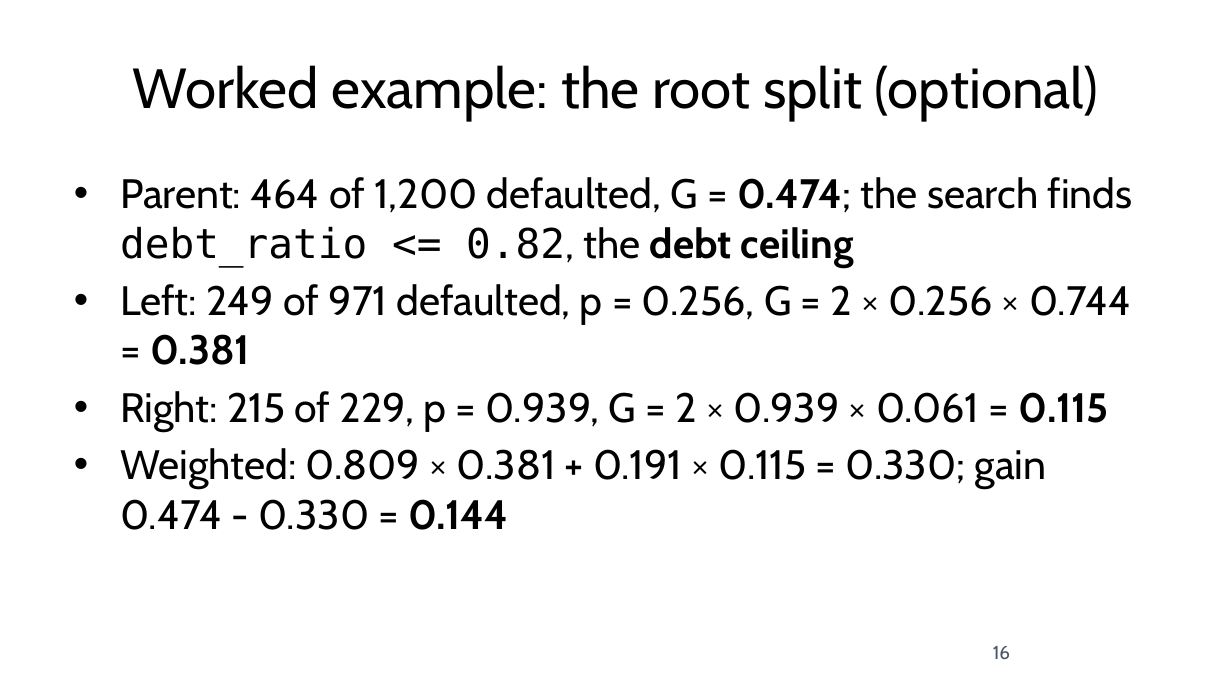
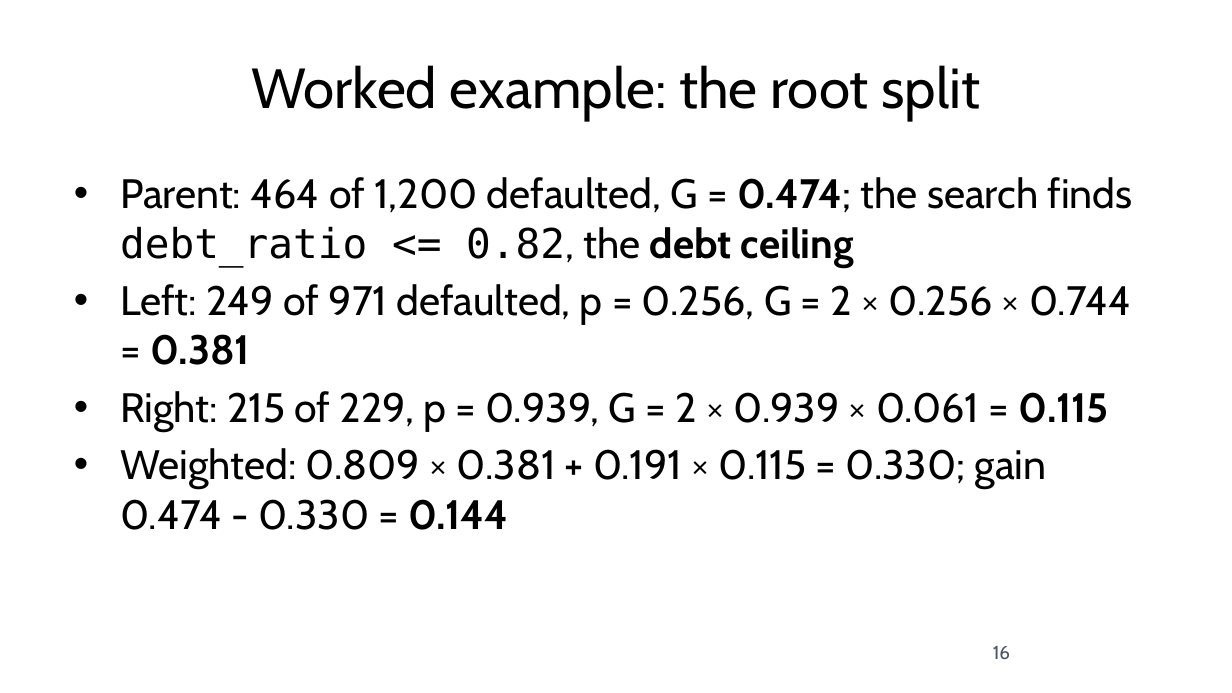
Before and after one commit to fabioantonini/technologies-for-artificial-intelligence, a slide deck: slide 16 of Lessons/07_trees_and_ensembles/Slides/trees_and_ensembles_slides.pptx. Drawn at 1232x693 pixels with LibreOffice and Linux fonts; fonts in the diff are those of the drawing; background and template pictures are left out. Boxes give left, top, right and bottom in pixels: in the first picture for what was removed or moved away, otherwise in the second. Text is boxed around its words. In the diff, an @@ line names an element or a change of style, - is before the commit and + after.

```diff
--- a/Lessons/07_trees_and_ensembles/Slides/trees_and_ensembles_slides.pptx
+++ b/Lessons/07_trees_and_ensembles/Slides/trees_and_ensembles_slides.pptx
@@ title at (251,65,980,121): text changed @@
-Worked example: the root split (optional)
+Worked example: the root split
```
Also in this commit, not shown: 14 other slides changed, 4 other files.
